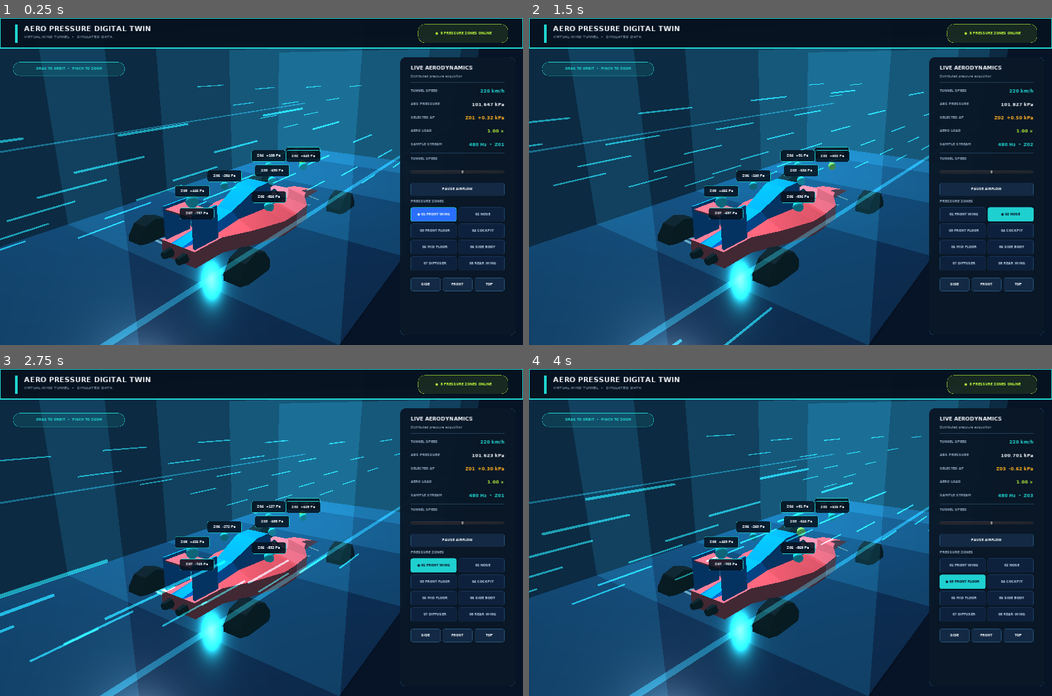
Above: before the commit, frames 1-4 (two rows, left to right).
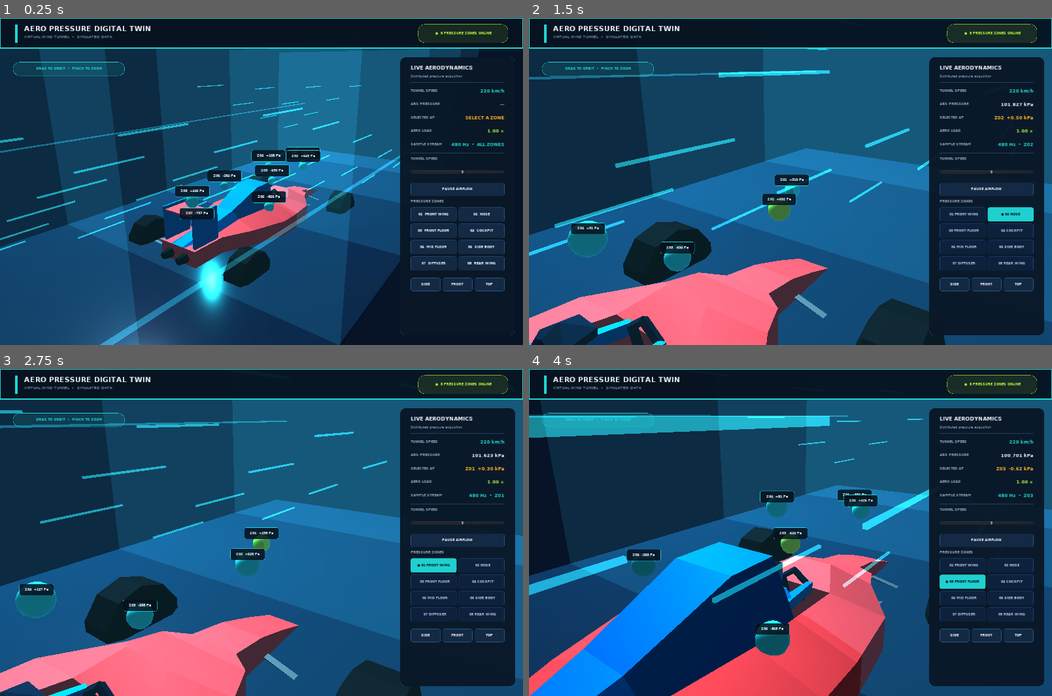
Above: after the commit, the same moments.

Repository: active-esl/godot-demos
Game: Godot game, scene res://Main.tscn
Same seed, same stepped clock (60 frames per second), same inputs: the game is played once before the commit and once after it.
Inputs (mouse positions are in pixels of both pictures, inside the frame that each line leads up to):
- Up to frame 1 (0.25 s): no input
- Up to frame 2 (1.5 s): click (963, 214) at 0.5 s, where only the run before the commit has a clickable "● 01 FRONT WING"; click "02 NOSE" at 1.25 s
- Up to frame 3 (2.75 s): click "01 FRONT WING" at 2 s
- Up to frame 4 (4 s): click "03 FRONT FLOOR" at 2.75 s; click "● 03 FRONT FLOOR" at 3.5 s

The runs differ from the first frame. In frame 1, 0.8% of the frame differs, in the area x 57-97%, y 25-76%; in frame 2, 45%; in frame 3, 45%; in frame 4, 53%, in the area x 0-100%, y 9-100%.

Commit message:
feat: focus camera on selected pressure zone

Diff:
--- a/demos/aero-pressure-digital-twin/Main.gd
+++ b/demos/aero-pressure-digital-twin/Main.gd
@@ -17,6 +17,12 @@
 var yaw = -0.62
 var pitch = -0.30
 var distance = 10.5
+var camera_target = Vector3(0, 0.55, 0)
+var camera_tween
+var focus_from_target = Vector3()
+var focus_to_target = Vector3()
+var focus_from_distance = 10.5
+var focus_to_distance = 5.2
 var tunnel_speed = 220.0
 var flow_enabled = true
 var elapsed = 0.0
@@ -25,7 +31,7 @@
 var sensor_values = []
 var sensor_value_panels = []
 var sensor_value_labels = []
-var selected_sensor = 0
+var selected_sensor = -1
 var dragging = false
 var orbit_input_reported = false
 var zoom_input_reported = false
@@ -223,7 +229,6 @@
 		var b = action_button(item[0])
 		b.connect("pressed", self, "set_view", [item[1], item[2]])
 		views.add_child(b)
-	select_sensor(0)
 
 func build_sensor_readouts(root):
 	for i in range(sensor_names.size()):
@@ -381,10 +386,9 @@
 	update_camera()
 
 func update_camera():
-	var target = Vector3(0, 0.55, 0)
 	var offset = Vector3(cos(pitch) * cos(yaw), sin(-pitch), cos(pitch) * sin(yaw)) * distance
-	camera.translation = target + offset
-	camera.look_at(target, Vector3.UP)
+	camera.translation = camera_target + offset
+	camera.look_at(camera_target, Vector3.UP)
 
 func speed_changed(value):
 	tunnel_speed = value
@@ -394,6 +398,8 @@
 	button.text = "PAUSE AIRFLOW" if flow_enabled else "RESUME AIRFLOW"
 
 func select_sensor(index):
+	if selected_sensor == index:
+		return
 	selected_sensor = index
 	for i in range(sensor_buttons.size()):
 		sensor_buttons[i].modulate = WHITE if i == index else Color(0.72, 0.80, 0.88, 1)
@@ -401,11 +407,34 @@
 		sensor_buttons[i].add_stylebox_override("normal", panel_style(BLUE if i == index else PANEL_LIGHT, CYAN if i == index else Color(0.16, 0.35, 0.50, 1), 7, 2 if i == index else 1))
 		var marker_material = sensor_markers[i].material_override
 		marker_material.albedo_color = LIME if i == index else CYAN
+	focus_sensor(index)
 	print("AERO_SENSOR_SELECTED zone=%02d name=%s" % [index + 1, sensor_names[index]])
+
+func focus_sensor(index):
+	if camera_tween != null and is_instance_valid(camera_tween):
+		camera_tween.stop_all()
+		camera_tween.queue_free()
+	focus_from_target = camera_target
+	focus_to_target = sensor_markers[index].global_transform.origin + Vector3(0, 0.16, 0)
+	focus_from_distance = distance
+	focus_to_distance = 5.2
+	camera_tween = Tween.new()
+	add_child(camera_tween)
+	camera_tween.interpolate_method(self, "camera_focus_step", 0.0, 1.0, 0.65, Tween.TRANS_CUBIC, Tween.EASE_IN_OUT)
+	camera_tween.start()
+
+func camera_focus_step(weight):
+	camera_target = focus_from_target.linear_interpolate(focus_to_target, weight)
+	distance = lerp(focus_from_distance, focus_to_distance, weight)
+	update_camera()
 
 func deselect_sensor():
 	if selected_sensor < 0:
 		return
+	if camera_tween != null and is_instance_valid(camera_tween):
+		camera_tween.stop_all()
+		camera_tween.queue_free()
+		camera_tween = null
 	selected_sensor = -1
 	for i in range(sensor_buttons.size()):
 		sensor_buttons[i].modulate = Color(0.72, 0.80, 0.88, 1)
@@ -416,8 +445,11 @@
 	print("AERO_SENSOR_DESELECTED camera_gesture=true")
 
 func set_view(new_yaw, new_pitch):
+	deselect_sensor()
 	yaw = new_yaw
 	pitch = new_pitch
+	camera_target = Vector3(0, 0.55, 0)
+	distance = 10.5
 	update_camera()
 
 func update_readings(q):
